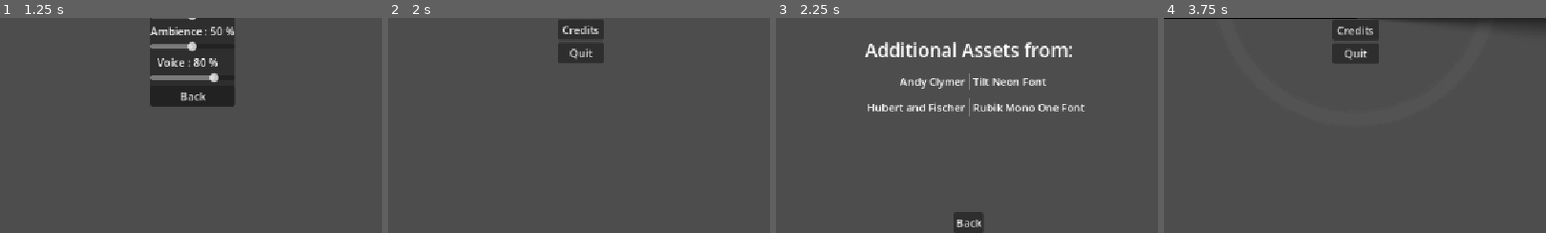
Above: before the commit, frames 1-4 (left to right).
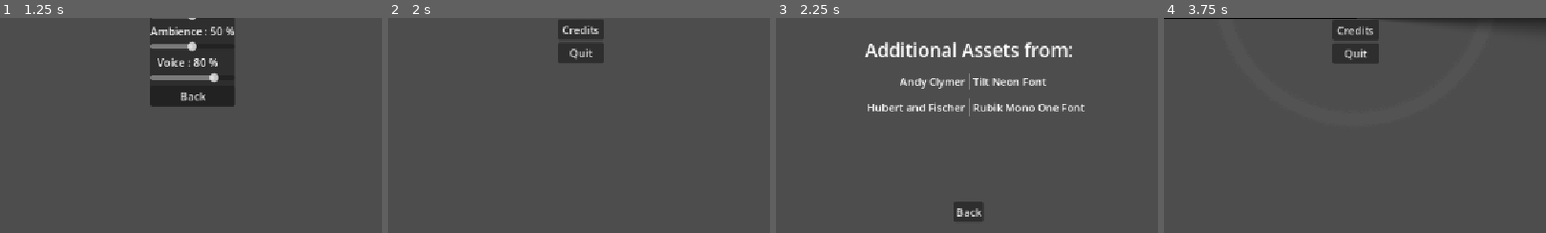
Above: after the commit, the same moments.

Repository: vhoyer/ludum_dare_60
Game: Godot game, scene res://stages/main_menu/main_menu.tscn
The game is run twice, just before and just after one commit, with the same random seed, the same clock (stepped at 60 frames per second) and the same inputs.
Inputs:
- Up to frame 1 (1.25 s): click "Settings" at 0.5 s
- Up to frame 2 (2 s): click "Back" at 1.25 s
- Up to frame 3 (2.25 s): click "Credits" at 2 s
- Up to frame 4 (3.75 s): click "Back" at 2.75 s; click "start! ,)" at 3.5 s
The pictures show only the part of the screen within x 25-75%, y 50-100%; the shares and areas given below are measured in that part.

Frames 1-2 are identical in both runs. In frame 3, 0.8% of the frame differs, in the area x 46-54%, y 85-100%; in frame 4, nothing differs.

Commit message:
✨ Add a bit margin on the back button

Diff:
--- a/stages/credits/credits.tscn
+++ b/stages/credits/credits.tscn
@@ -248,6 +248,7 @@
 
 [node name="MarginContainer" type="MarginContainer" parent="VBoxContainer" unique_id=1785607489]
 layout_mode = 2
+theme_type_variation = &"MarginContainerMedium"
 
 [node name="BackButton" type="Button" parent="VBoxContainer/MarginContainer" unique_id=1472576453]
 layout_mode = 2
